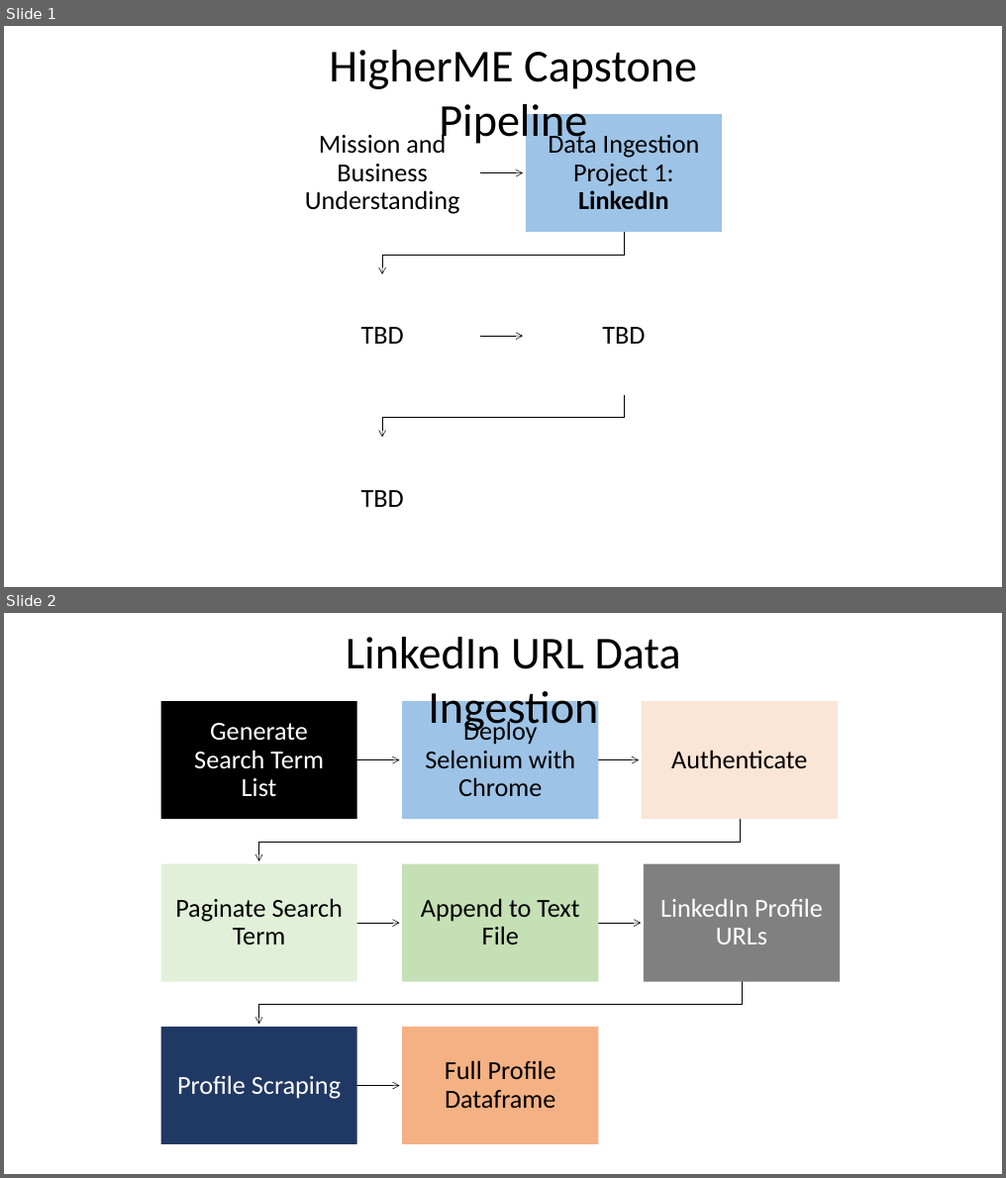
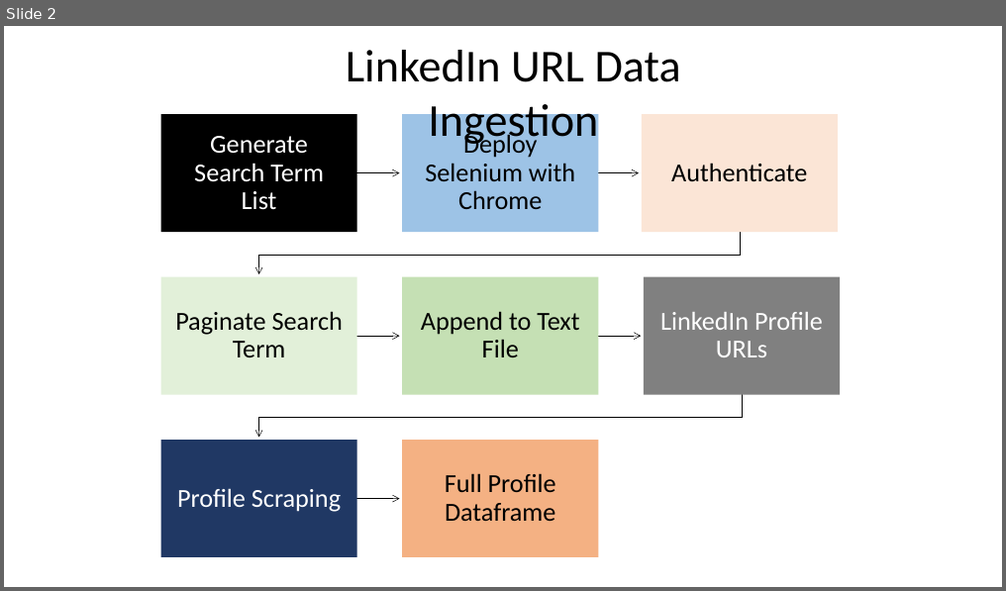
Before and after one commit to kayfilipp/HigherME, a slide deck: pipeline.pptx. Shown one above the other, each under a label of ours: slides 1 and 2 before the commit, slide 2 after it. The pictures are 1006x1178 and 1006x591 pixels, drawn with LibreOffice and Linux fonts; fonts in the diff are those of the drawing. Boxes give left, top, right and bottom in pixels: in the first picture for what was removed or moved away, otherwise in the second. Text is boxed around its words. In the diff, an @@ line names an element or a change of style, - is before the commit and + after.

```diff
--- a/pipeline.pptx
+++ b/pipeline.pptx
@@ slide 1 removed at (x1=4, y1=26, x2=1002, y2=587), background #FFFFFF @@
@@ text removed at (x1=329, y1=50, x2=697, y2=148) @@
-HigherME Capstone Pipeline
@@ group removed at (x1=284, y1=114, x2=722, y2=558): 5 texts, 4 freeform shapes, 4 rectangles @@
-Mission and Business Understanding
-Data Ingestion Project 1: LinkedIn
-TBD
-TBD
-TBD
```
Also in this commit, not shown: 1 slide added, 1 other slide removed, 1 other file.
